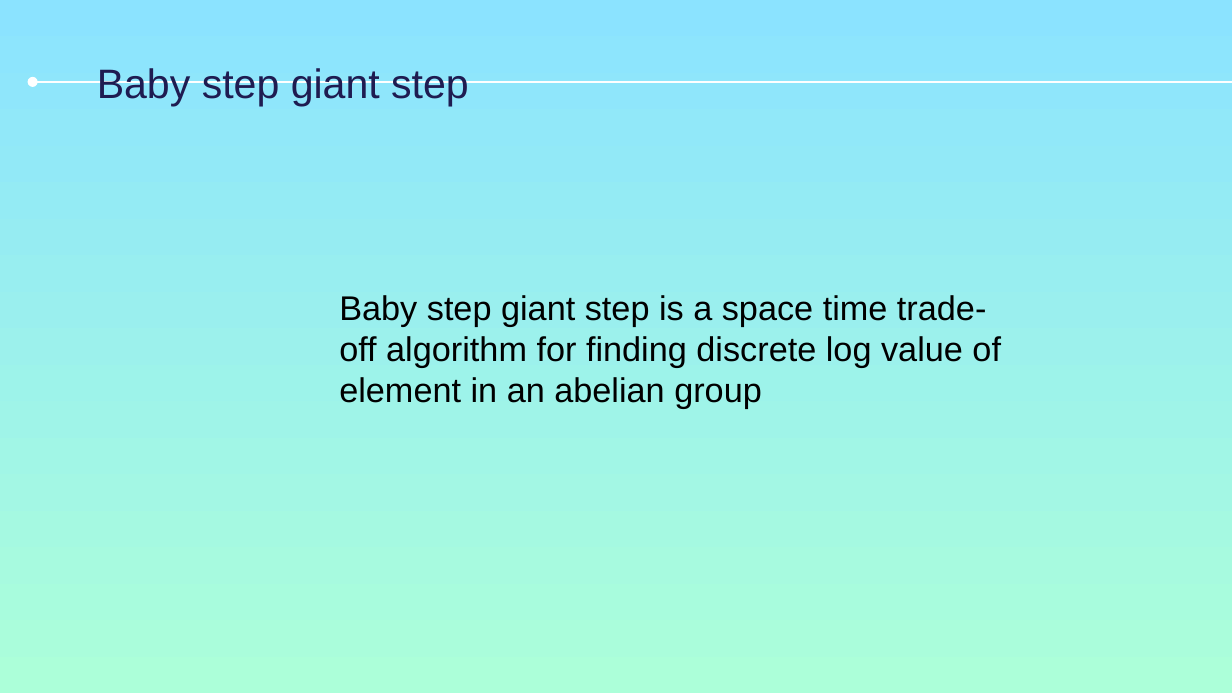
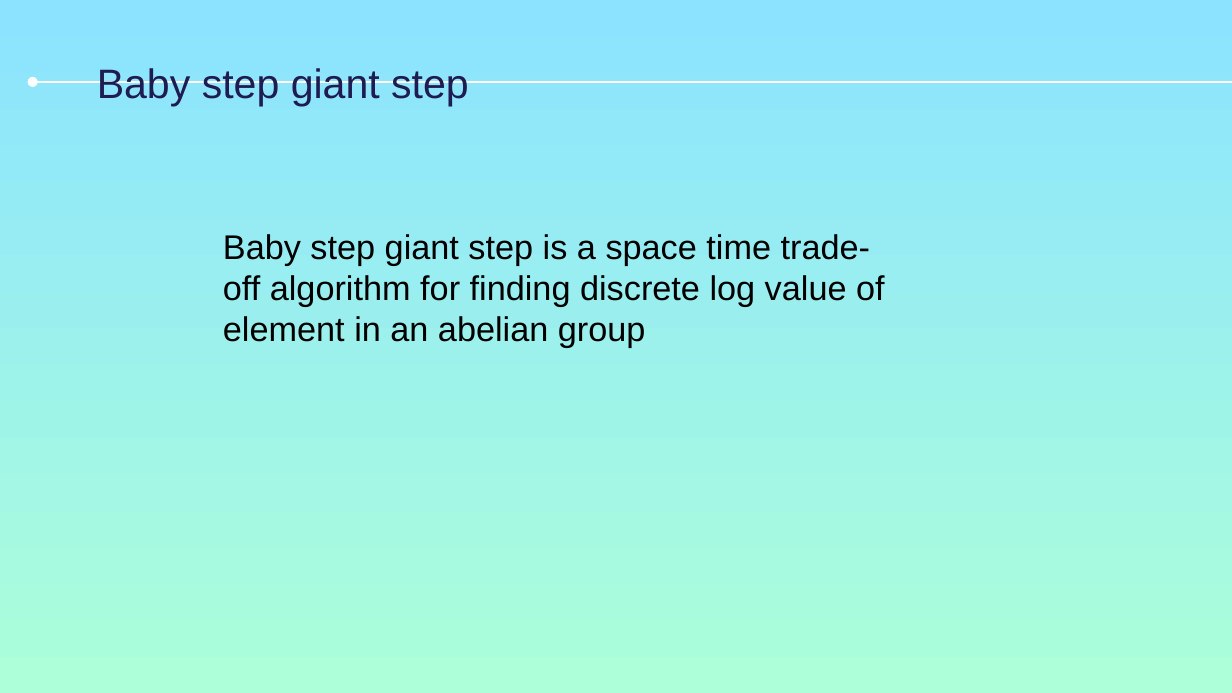
Before and after one commit to dcthinh1704/crypto, a slide deck: slide 13 of mmh.pptx (slide 15 before the commit). Drawn at 1232x693 pixels with LibreOffice and Linux fonts; fonts in the diff are those of the drawing. Boxes give left, top, right and bottom in pixels: in the first picture for what was removed or moved away, otherwise in the second. Text is boxed around its words. In the diff, an @@ line names an element or a change of style, - is before the commit and + after.

Commit message:
changed 2

```diff
--- a/mmh.pptx
+++ b/mmh.pptx
@@ text "Baby step giant step is ...": place and size @@
-text "Baby step giant step is ..." at bbox=[339, 295, 1001, 409]
+text "Baby step giant step is ..." at bbox=[223, 234, 885, 347]
```
Also in this commit, not shown: 1 other slide changed, 2 slides added, 3 slides removed.
